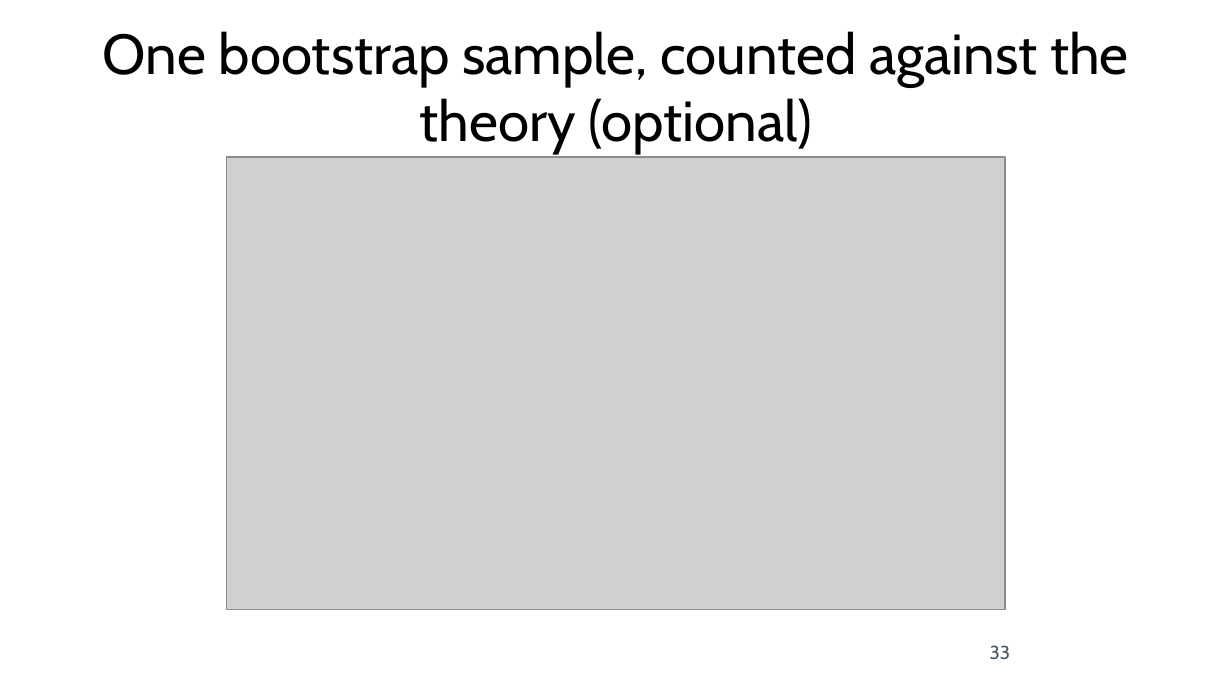
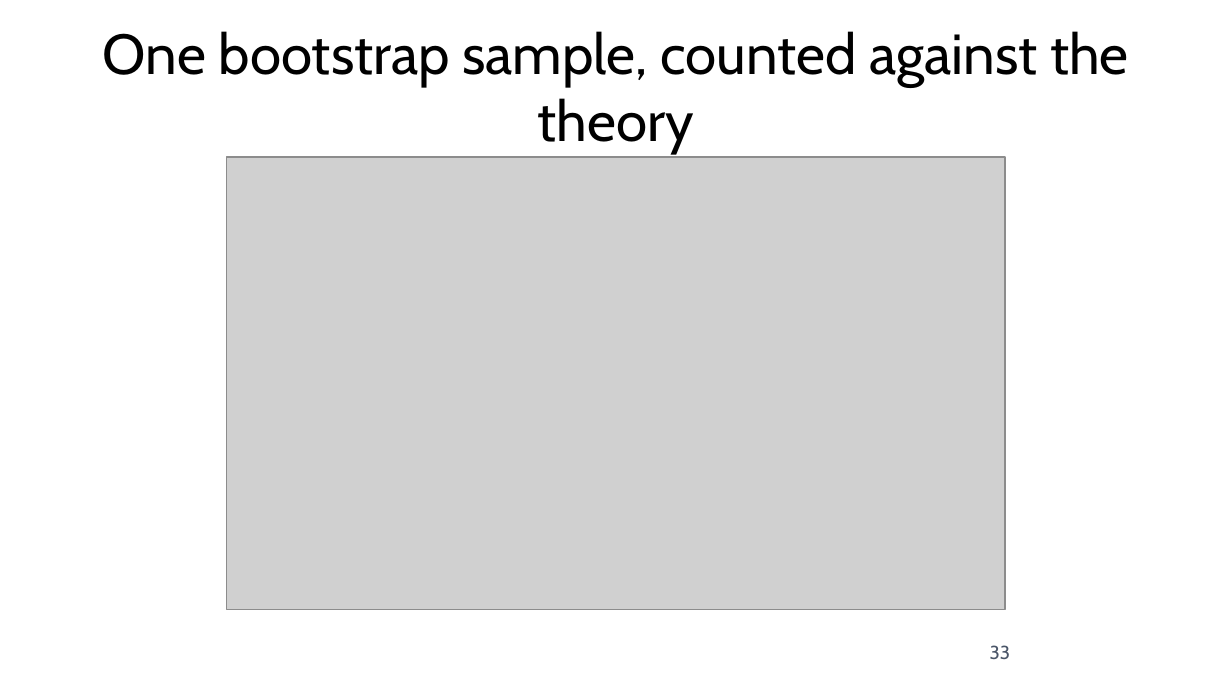
Before and after one commit to fabioantonini/technologies-for-artificial-intelligence, a slide deck: slide 33 of Lessons/07_trees_and_ensembles/Slides/trees_and_ensembles_slides.pptx. Drawn at 1232x693 pixels with LibreOffice and Linux fonts; fonts in the diff are those of the drawing; grey boxes stand for pictures; background and template pictures are left out. Boxes give left, top, right and bottom in pixels: in the first picture for what was removed or moved away, otherwise in the second. Text is boxed around its words. In the diff, an @@ line names an element or a change of style, - is before the commit and + after.

```diff
--- a/Lessons/07_trees_and_ensembles/Slides/trees_and_ensembles_slides.pptx
+++ b/Lessons/07_trees_and_ensembles/Slides/trees_and_ensembles_slides.pptx
@@ title at (103,31,1129,154): text changed @@
-One bootstrap sample, counted against the theory (optional)
+One bootstrap sample, counted against the theory
```
Also in this commit, not shown: 14 other slides changed, 4 other files.
